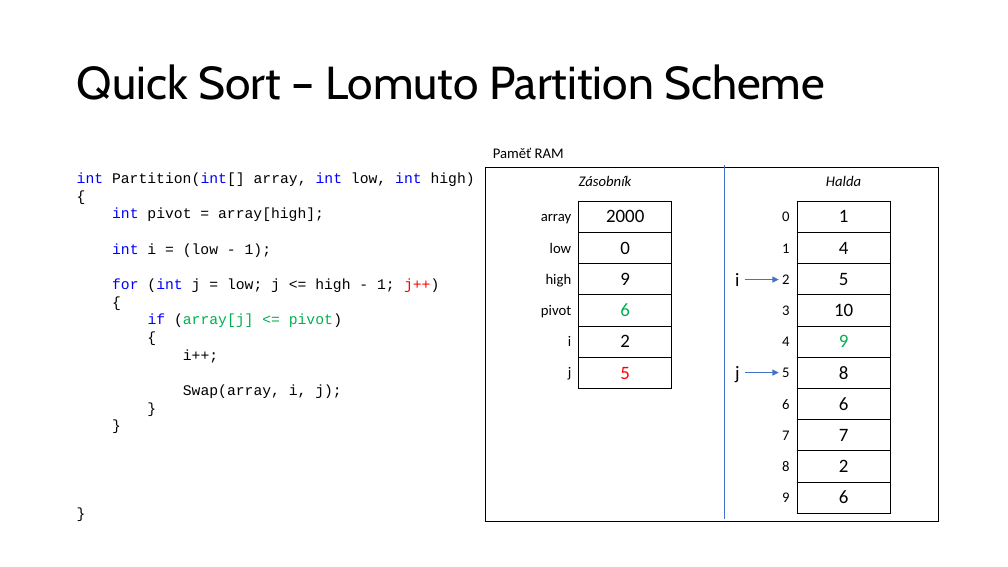
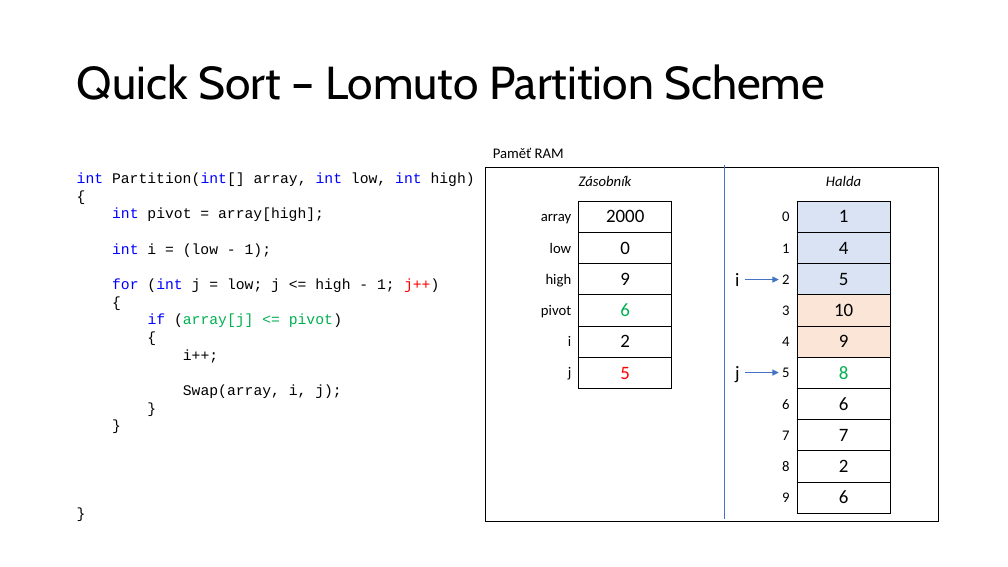
Before and after one commit to ekral/FAI, a slide deck: slide 23 of PA/seminar/Prezentace_seminar_ZAP_8_quick_sort.pptx (slide 20 before the commit). Drawn at 1008x567 pixels with LibreOffice and Linux fonts; fonts in the diff are those of the drawing. Boxes give left, top, right and bottom in pixels: in the first picture for what was removed or moved away, otherwise in the second. Text is boxed around its words. In the diff, an @@ line names an element or a change of style, - is before the commit and + after.

Commit message:
Quick Sort finished

```diff
--- a/PA/seminar/Prezentace_seminar_ZAP_8_quick_sort.pptx
+++ b/PA/seminar/Prezentace_seminar_ZAP_8_quick_sort.pptx
@@ table at <box>773,201,890,513</box> @@
@@ fill none to #DAE3F3 in 3 cells @@
@@ fill none to #FBE5D6 in 2 cells @@
@@ text colour #00B050 to #000000 in "9" @@
@@ text colour #000000 to #00B050 in "8" @@
```
Also in this commit, not shown: 23 other slides changed, 3 slides added.
